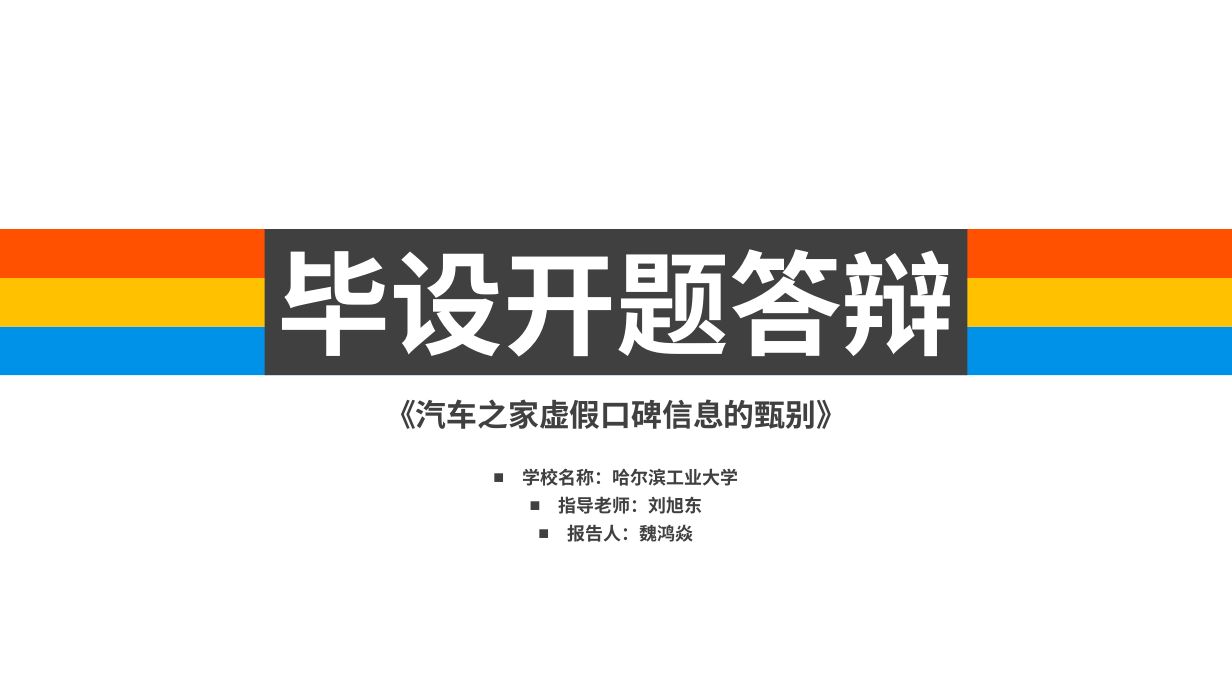
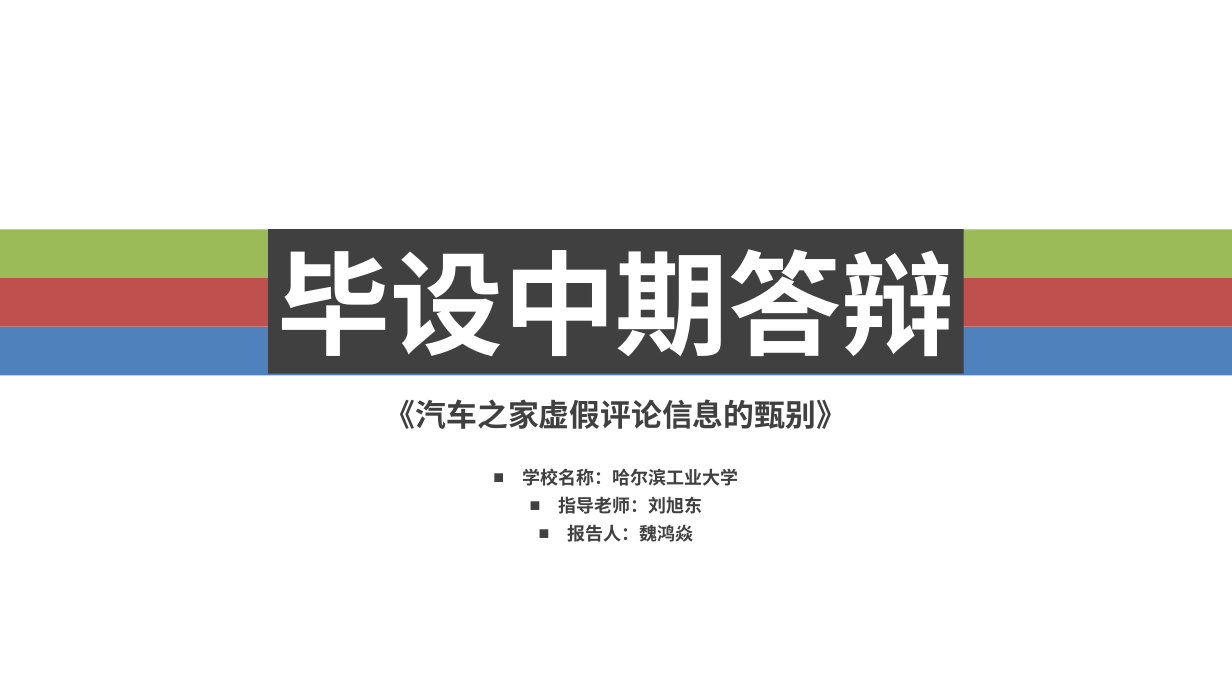
Before and after one commit to weiazm/GraduateProject, a slide deck: slide 1 of words/开题答辩.pptx. Drawn at 1232x693 pixels with LibreOffice and Linux fonts; fonts in the diff are those of the drawing; background and template pictures are left out. Boxes give left, top, right and bottom in pixels: in the first picture for what was removed or moved away, otherwise in the second. Text is boxed around its words. In the diff, an @@ line names an element or a change of style, - is before the commit and + after.

Commit message:
中期报告done

```diff
--- a/words/开题答辩.pptx
+++ b/words/开题答辩.pptx
@@ rectangle at <box>0,229,1232,278</box>: fill #FF5100 to #9BBB59 @@
@@ rectangle "毕设中期答辩": place and size @@
-rectangle "毕设中期答辩" at <box>264,229,968,375</box>
+rectangle "毕设中期答辩" at <box>268,229,964,374</box>
@@ text in rectangle at <box>277,249,954,375</box>: text changed @@
-毕设开题答辩
+毕设中期答辩
@@ rectangle at <box>0,278,1232,327</box>: fill #FFC100 to #C0504D @@
@@ rectangle at <box>0,326,1232,375</box>: fill #0092E8 to #4F81BD @@
@@ text at <box>385,399,847,429</box>: text changed @@
-《汽车之家虚假口碑信息的甄别》
+《汽车之家虚假评论信息的甄别》
```
Also in this commit, not shown: 10 other slides changed, 12 slides added, 10 slides removed, 5 other files.
